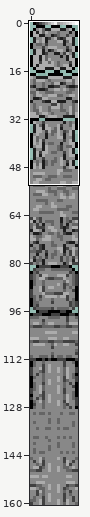
Sprite sheet -- wall_tiles.png. The first picture is a wide view before the edit; the outline marks the close-up.
Close-up. Old version:
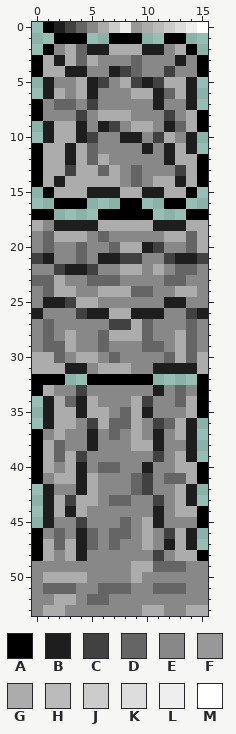
The file is 16x161 pixels. Colours within 5 levels of each other are drawn and written as one. Shown: x 0..15, y 0..53.
Palette (. is transparent): A #000000  B #1e1e1e  C #414141  D #656565  E #888888  F #989898  G #acacac  H #bbbbbb  J #cccccc  K #dddddd  L #eeeeee  M #ffffff
Pixels before, first column x 0:
 0 .ABCDEGJLFGHJKLM
 1 ..AAA..AAA..AA..
 2 .AEGDBBGGGBBEGA.
 3 AGBGDGEEEDEEEBEA
 4 AGGBBEEBCDEECEEA
 5 .BEEGBCEGCBCGGB.
 6 .BGEGBEEEGGBDGB.
 7 AEDDECEEEEEBEEB.
 8 AEEECEGGGEEECEGA
 9 .BGGBEBCEGGEBDGA
10 .BGGBCEEBBECGEB.
11 AGGBGDEEEEBEBGB.
12 AGGBGDGEEEEEBGGA
13 AGGCGGDGEDEEECGA
14 AGBGGGGGEDEGGBGA
15 .AGGGBBBGGBBGGA.
16 ..AAA...AA..AA..
17 AA....AAAAA...AA
18 GEBBBBGGGGGBBBGG
19 EDGGGEDEEEEEGGDG
20 EDEEDEEDGGBCEEDG
21 CBEEDEBBCCEECBBC
22 EECBBCEEGGEGEDDE
23 DDGEEDDDEEEEDDEE
24 EDGGEEGGGDDEEGGE
25 EBBCGGEEEEEEBBEE
26 BEEECBBGGBBBEECB
27 EDEEEEECCGDEEEDE
28 EDEGEEDGGGDEEGDE
29 EDDGEEDEEEDDEGDE
30 GGDEGGEDEEEEDGDG
31 GGGBBEGGGEEBBBBG
32 AAA..AAAAAA....A
33 AGEECEEEEEEBEDEA
34 .BGDBGEEEGCEEDGA
35 .BGGBGGEDGBEEEGA
36 .BGGECGDDGECDGB.
37 AEGEEBEDEGEBEGB.
38 AGDEEBEEEGGBEEB.
39 AGDGCEEEEEECEGB.
40 AGEGBEDDEEBEEGGA
41 AEGGBGEEEDCEDDGA
42 .BEEBGEEEDCEEGB.
43 .BGCGGEDDEECEGB.
44 .BGBGEEEEEEBEGGA
45 .BEECEEEDEGBEEEA
46 AEDEBDEDDEGECGB.
47 AGDGBDEDEEGEBGB.
48 AGEGBEEEEEECEGGA
49 EEEEEEEEEGGDDDEE
50 EGGGGEEEEGEEEEEE
51 EDDDEEDDDEEDDDEE
52 EEGGEDDEEEEEEEEE
53 EGGEEEEEEEGGEEGG
The same view after the edit:
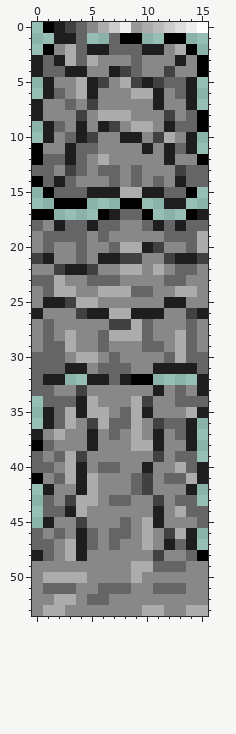
What changed:
y 1: x 2..4 AAA -> BBD; x 7 A -> D
y 2: x 7..9 GGG -> DDD
y 3: x 0..1 AG -> BD
y 4: x 0..2 AGG -> BDD
y 5: x 12..13 GG -> DD
y 6: x 2 G -> D; x 12..13 DG -> ED
y 7: x 0 A -> B; x 2 D -> E
y 8: x 0 A -> B; x 14 G -> D
y 9: x 2..3 GG -> DE; x 14 G -> D
y 10: x 2..3 GG -> ED
y 11: x 1..2 GG -> EE; x 4 G -> D; x 13 G -> D
y 12: x 1..2 GG -> DD; x 4..5 GD -> DE; x 13..14 GG -> EE
y 13: x 0..2 AGG -> DDE; x 4..5 GG -> DE; x 7 G -> D; x 14..15 GA -> DD
y 14: x 1 G -> D; x 3..7 GGGGG -> DEEED; x 11..12 GG -> DE; x 14..15 GA -> DD
y 15: x 2..4 GGG -> DDD; x 12..13 GG -> DD
y 16: x 12..13 AA -> BB
y 17: x 7..9 AAA -> BDD; x 15 A -> B
y 18: x 0 G -> D; x 3..4 BB -> DD; x 6..10 GGGGG -> DDEED; x 12 B -> D; x 14..15 GG -> DD
y 19: x 2..4 GGG -> DDD; x 12..13 GG -> DD
y 30: x 0..1 GG -> DD; x 15 G -> D
y 31: x 0..2 GGG -> DDD; x 6..8 GGG -> DDD; x 15 G -> D
y 32: x 0..2 AAA -> DBB; x 5..8 AAAA -> BBDB; x 15 A -> B
y 33: x 0..1 AG -> DD; x 15 A -> B
y 34: x 1..2 BG -> DD; x 14..15 GA -> DD
y 35: x 2 G -> D; x 15 A -> B
y 36: x 2 G -> D; x 13 G -> D
y 37: x 0 A -> B; x 13 G -> D
y 38: x 1..2 GD -> DE
y 39: x 0..1 AG -> DE; x 13..14 GB -> DD
y 40: x 0..1 AG -> DD; x 14..15 GA -> DB
y 41: x 2 G -> D; x 15 A -> B
y 42: x 13 G -> E
y 43: x 1..2 BG -> DE; x 13..14 GB -> DD
y 44: x 1..2 BG -> DD; x 14..15 GA -> DD
y 45: x 15 A -> D
y 46: x 0 A -> D
y 47: x 0..2 AGD -> DDE; x 13 G -> D
y 48: x 0..1 AG -> BD; x 13..14 GG -> ED
